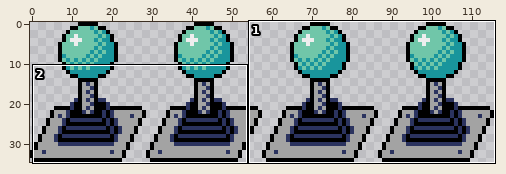
A sprite sheet gets an edit: resources/gui/playfield/joystick_move.png. The first picture is a wide view before the edit; the outline marks the close-up.
Close-up. Earlier state:
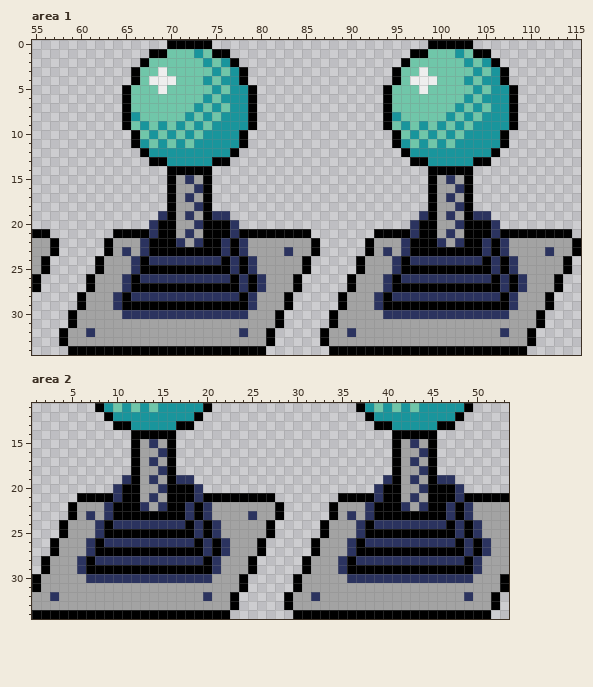
The file is 116x35 pixels. Shown: area 1: x 55..115, y 0..34; area 2: x 1..53, y 11..34.
And afterwards:
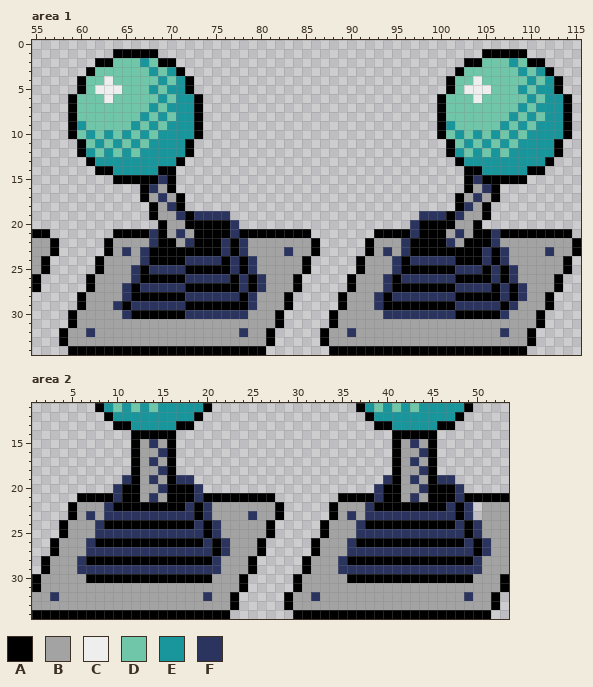
Palette (. is transparent): A #000000  B #a3a3a3  C #eeeeee  D #70c6a9  E #19959c  F #2b335f
From old to new:
Changed rows in their new state; - is an unchanged pixel.
Area 1:
first column x 59:
 0 -----------.....------------------------.....-----------
 1 -----AAAA-........--------------------........-AAAA-----
 2 ---AADDDE-AA.......------------------.......AADDDEDAA---
 3 --ADDDDD-EDEA.......----------------.......A-D-DDDEDEA--
 4 -ADDCDDD-DEDEA......----------------......A-DCDDDDDEDEA-
 5 -ADCCCD--EDEEA.......--------------.......A-CCCDDDEDEEA-
 6 ADDDCDD---E-EEA......--------------......A--DCDDDDDEDEEA
 7 ADDDDDD--E-EEEA......--------------......A-D-D-DDDEDEEEA
 8 ADDDDDDDE-E-E-A......--------------......AD-D-DDDEDEDEEA
 9 AEDDDDDEDEDE-EA......--------------......AED-DDD-DEDEEEA
10 ADEDEDEDEDE-E-A.....----------------.....ADED-D-DEDEEEEA
11 -ADEDEDEDE-E-A......----------------......AD-D-DEDEEEEA-
12 -AEDEDEDE----A.....------------------.....A-D-DEDEEEEEA-
13 --AEEEEEEEE-A.....--------------------.....A-EEEEEEEEA--
14 ---AAEEEEEA-....------------------------....-AEEEEEAA---
15 -----AAAAAF-....------------------------....-FAAAAA-----
16 --------AFB-....------------------------....-BFA--------
17 --------ABFBA...------------------------...ABFBA--------
18 ---------ABFA...------------------------...AFBA---------
19 ---------ABBFAFF------------------------FFAFBBA---------
20 ---------.-B-AA--------------------------AABB-..--------
21 -----------BFBA--------------------------ABFB-----------
22 --------BF--BFA--------------------------AFB--AFB-------
24 -------BFAAAA------------------------------AAAFAFB------
25 ---------FFFF------------------------------FFF----------
26 ------BFAAAAA------------------------------AAAAFAFB-----
27 --------FFFFF------------------------------FFFF---------
28 -----BFAAAAAA------------------------------AAAAAFAF-----
29 -------FFFFFF------------------------------FFFFF--------
30 -------AAAAAA------------------------------AAAAA--------
Area 2:
first column x 7:
22 ------AAA--------------------------AAA-----.
23 ---FFFFFFFF---------------------FFFFFFFF---.
24 ---AAAAAAAA---------------------AAAAAAAA----
25 --FFFFFFFFFF-------------------FFFFFFFFFF---
26 --AAAAAAAAAA-------------------AAAAAAAAAA---
27 -FFFFFFFFFFFF-----------------FFFFFFFFFFFF--
28 -AAAAAAAAAAAA-----------------AAAAAAAAAAAA--
29 FFFFFFFFFFFFFF---------------FFFFFFFFFFFFFF-
30 AAAAAAAAAAAAAA---------------AAAAAAAAAAAAAA-
Boxes around the changes in both close-ups, in picture pixels (x1, y1, x2, y2):
changed: (68, 40, 257, 319)
changed: (383, 40, 572, 319)
changed: (86, 502, 212, 583)
changed: (347, 502, 482, 583)
